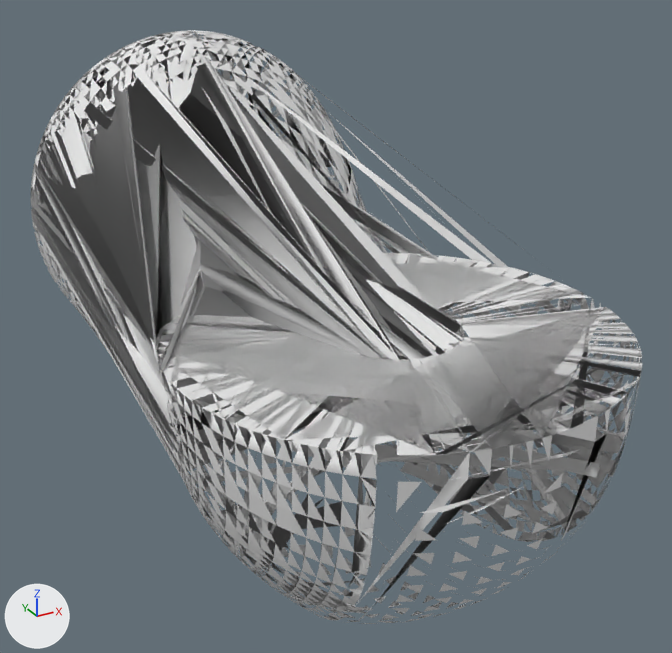
One commit to the OBJ model manipulation/models/iiwa_description/meshes/visual/link_1.obj: the scene before it, then after it.
Before and after are seen from a camera (50 mm lens) standing at (-0.168, -0.464, 0.137) and looking at (0.007, -0.146, -0.022). Every picture has the same lights, and +X, +Y and +Z are marked at lower left. Where no turn or scale is listed for an object, it has been applied to the vertices. Vertices at the same position are counted once.

Objects in the first picture: 'link_1'.
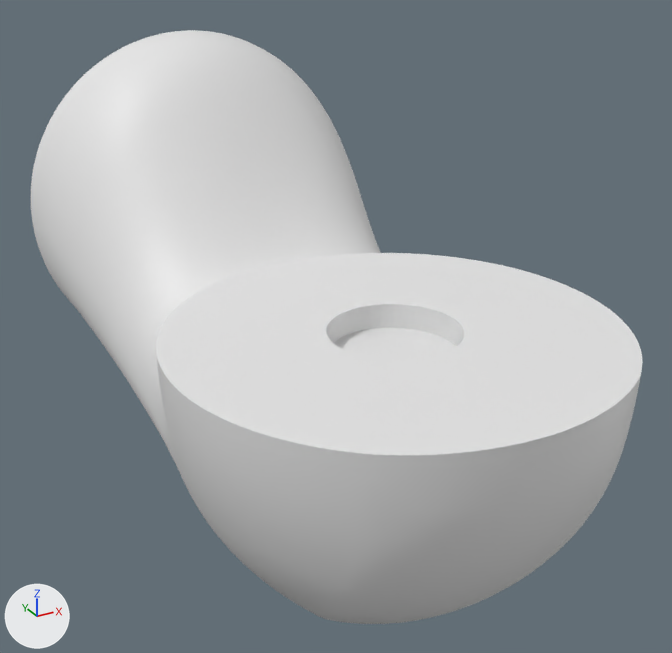
Pixel boxes [x1, y1, x2, y2] of what changed, in the pictures (672 x 653 px):
'link_1', reshaped
    before: [31, 30, 642, 624]
    after: [31, 30, 643, 624]
part 1 of me_link_1, deleted
    before: [171, 350, 613, 620]

The edits, one by one:
me_link_1 is used by ob_link_1; location (0.0, 0.0, 0.0).
me_link_1 had 5030 vertices, 13399 faces and spanned x -0.085..0.085, y -0.288..0.01, z -0.116..0.085.
me_link_1 now has 4964 vertices, 9924 faces and spans x -0.085..0.085, y -0.288..0.01, z -0.116..0.085.
me_link_1 part 1: 66 vertices removed from x -0.051..-0.045, y -0.276..-0.199, z -0.101..0.0.
me_link_1 part 2: the surface is now shaded flat.
